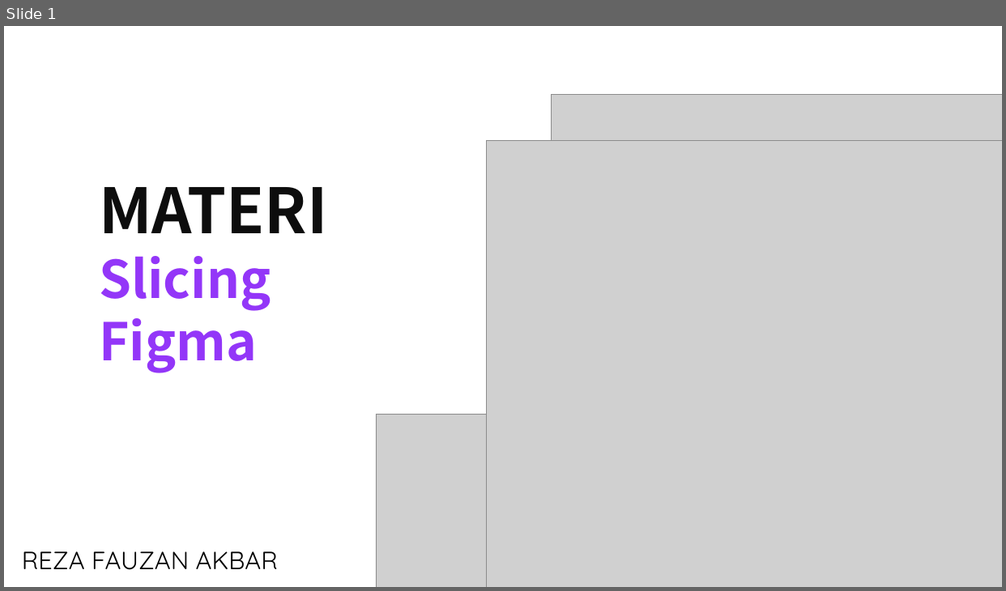
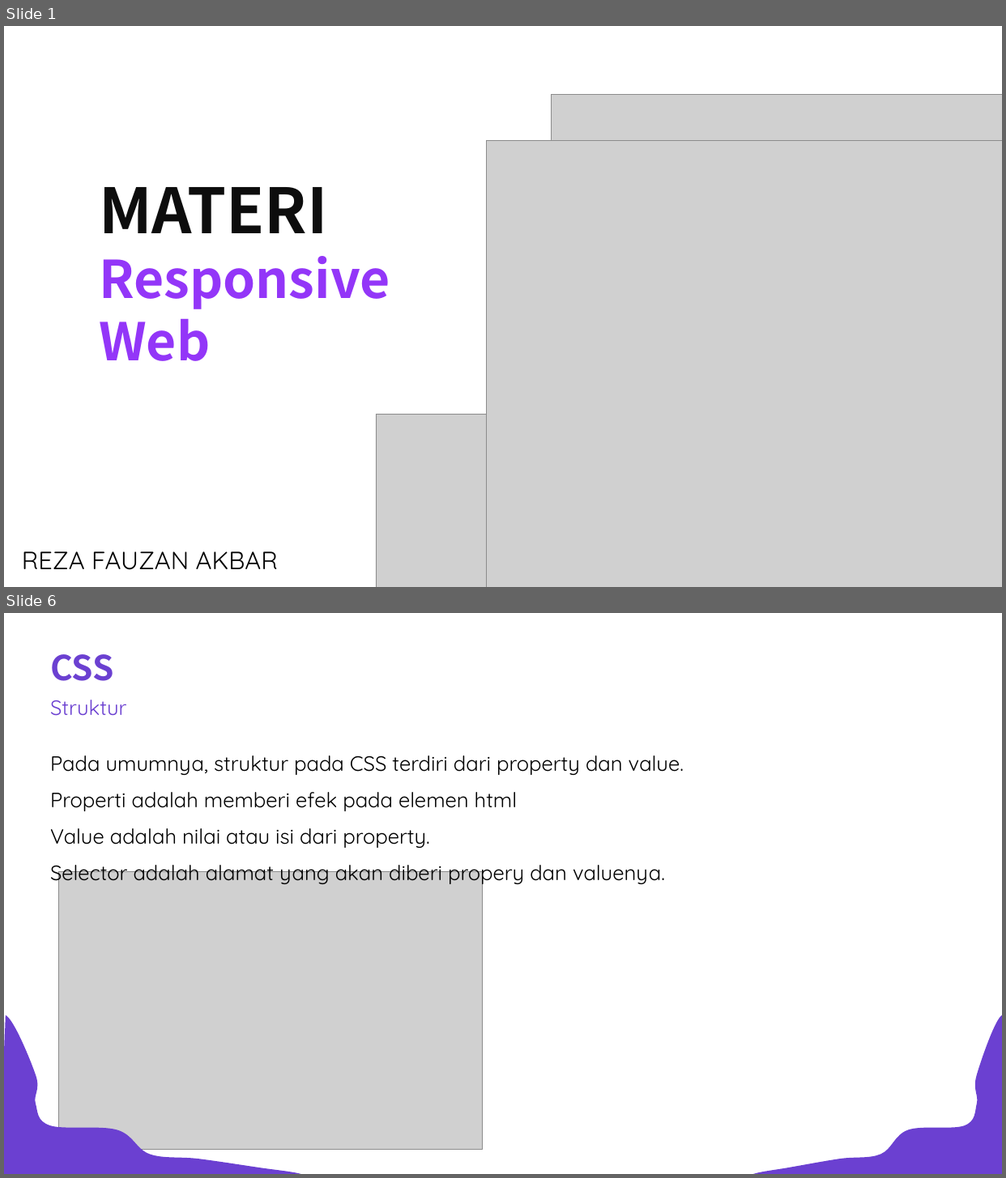
Before and after one commit to rezafauzanakbar/slicing_food_recipes, a slide deck: objective.pptx. Shown one above the other, each under a label of ours: slide 1 before the commit, slides 1 and 6 after it; the slides between them are not shown. The pictures are 1006x591 and 1006x1178 pixels, drawn with LibreOffice and Linux fonts; fonts in the diff are those of the drawing; grey boxes stand for pictures. Boxes give left, top, right and bottom in pixels: in the first picture for what was removed or moved away, otherwise in the second. Text is boxed around its words. In the diff, an @@ line names an element or a change of style, - is before the commit and + after.

```diff
--- a/objective.pptx
+++ b/objective.pptx
@@ slide 6 added at (4, 613, 1002, 1174), background #FFFFFF @@
@@ text added at (50, 654, 114, 681), 66 pt, text #6B40D1, bold @@
+CSS
@@ text added at (50, 700, 126, 716), 40 pt, text #6B40D1 @@
+Struktur
@@ text added at (50, 756, 684, 775), 40 pt, text #000000 @@
+Pada umumnya, struktur pada CSS terdiri dari property dan value.
@@ text added at (50, 792, 518, 811), 40 pt, text #000000 @@
+Properti adalah memberi efek pada elemen html
@@ text added at (50, 828, 430, 848), 40 pt, text #000000 @@
+Value adalah nilai atau isi dari property.
@@ text added at (50, 858, 665, 886), 40 pt, text #000000 @@
+Selector adalah alamat yang akan diberi propery dan valuenya.
@@ picture added at (58, 871, 482, 1149) @@
@@ freeform shape added at (4, 1016, 301, 1174), fill #6B40D1 @@
@@ freeform shape added at (753, 1016, 1002, 1174), fill #6B40D1 @@
@@ slide 1 changed as well @@
@@ text at (99, 256, 390, 361): text changed @@
-Slicing
-Figma
+Responsive
+Web
```
Also in this commit, not shown: 7 other slides added, 8 slides removed, 12 other files.
